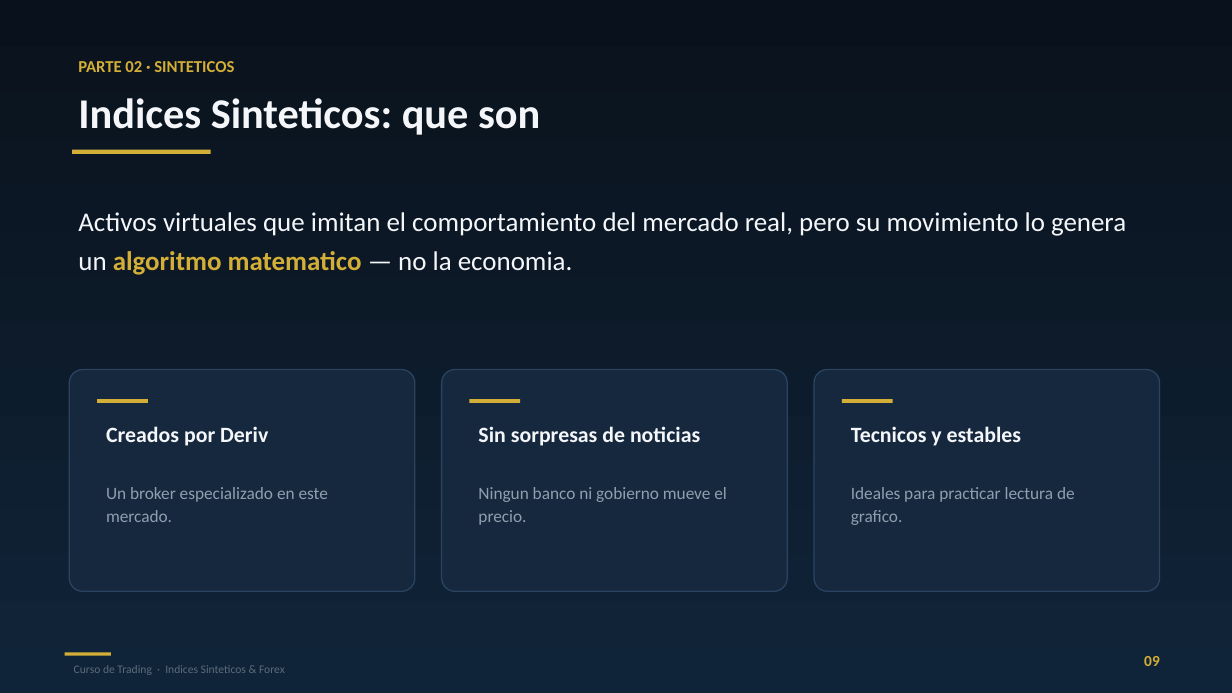
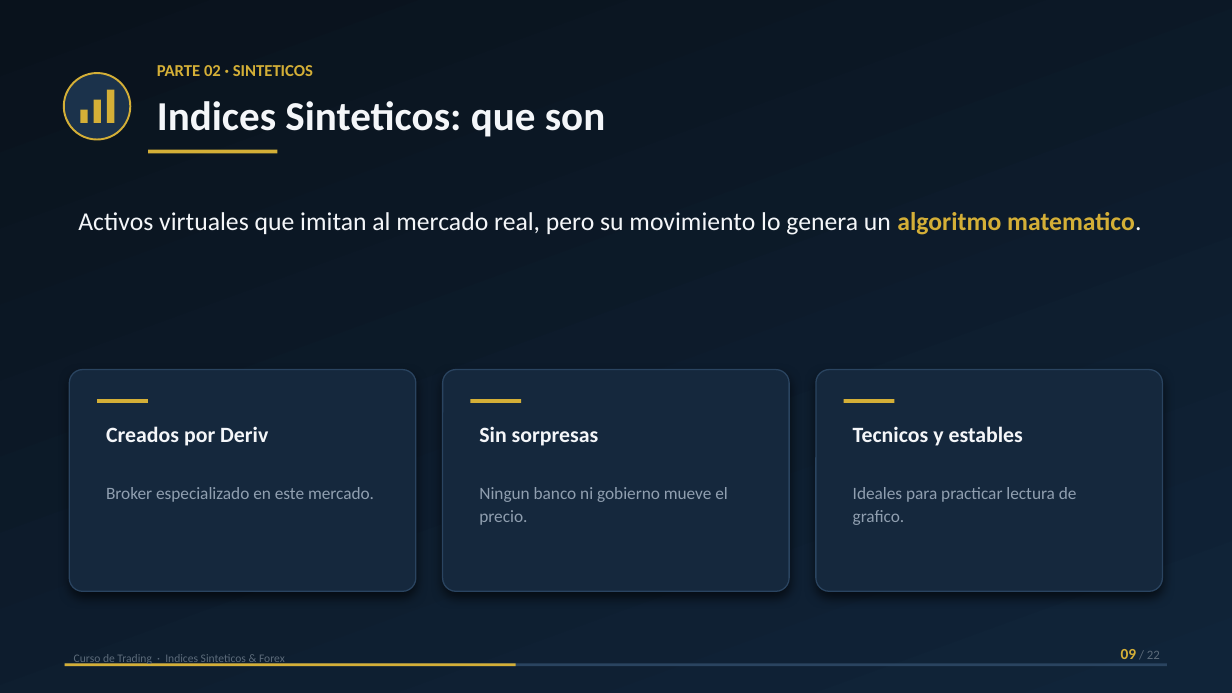
Before and after one commit to daac-gif/curso-trading, a slide deck: slide 9 of diapositivas/Clase_01_PREMIUM.pptx. Drawn at 1232x693 pixels with LibreOffice and Linux fonts; fonts in the diff are those of the drawing. Boxes give left, top, right and bottom in pixels: in the first picture for what was removed or moved away, otherwise in the second. Text is boxed around its words. In the diff, an @@ line names an element or a change of style, - is before the commit and + after.

```diff
--- a/diapositivas/Clase_01_PREMIUM.pptx
+++ b/diapositivas/Clase_01_PREMIUM.pptx
@@ text "PARTE 02 · SINTETICOS": place and size @@
-text "PARTE 02 · SINTETICOS" at [78, 61, 234, 72]
+text "PARTE 02 · SINTETICOS" at [157, 65, 313, 76]
@@ ellipse added at [64, 73, 130, 140], fill #1B324B, outline #D4AF37 1.5 pt @@
@@ text "Indices Sinteticos: que son": place and size @@
-text "Indices Sinteticos: que son" at [78, 98, 540, 135]
+text "Indices Sinteticos: que son" at [157, 101, 605, 137]
@@ text "Indices Sinteticos: que son" at [157, 101, 605, 137]: size 33 to 32 pt @@
@@ rectangle added at [80, 110, 88, 123], fill #D4AF37 @@
@@ rectangle added at [93, 100, 101, 123], fill #D4AF37 @@
@@ rectangle added at [107, 90, 115, 123], fill #D4AF37 @@
@@ rectangle: place and size @@
-rectangle at [72, 150, 211, 153]
+rectangle at [148, 150, 277, 153]
@@ text at [78, 212, 1141, 235]: text changed; size 21 to 20 pt @@
-Activos virtuales que imitan el comportamiento del mercado real, pero su movimiento lo genera un algoritmo matematico — no la economia.
+Activos virtuales que imitan al mercado real, pero su movimiento lo genera un algoritmo matematico.
@@ shadow on in 3 elements at [69, 370, 416, 592], [443, 370, 789, 592], [816, 370, 1163, 592] @@
@@ text at [479, 426, 599, 446]: text changed @@
-Sin sorpresas de noticias
+Sin sorpresas
@@ text at [106, 487, 374, 502]: text changed @@
-Un broker especializado en este mercado.
+Broker especializado en este mercado.
@@ text "Curso de Trading · Indices ...": place and size @@
-text "Curso de Trading · Indices ..." at [74, 665, 285, 675]
+text "Curso de Trading · Indices ..." at [74, 654, 285, 666]
@@ rectangle removed at [65, 653, 111, 656] @@
@@ text at [1121, 649, 1160, 659]: text changed; size 12 to 10 pt; text colour #D4AF37 to #5C6B7A; bold off @@
-09
+09 / 22
@@ rectangle added at [65, 664, 1167, 666], fill #2A4460 @@
@@ rectangle added at [65, 664, 516, 666], fill #D4AF37 @@
```
Also in this commit, not shown: 21 other slides changed.
